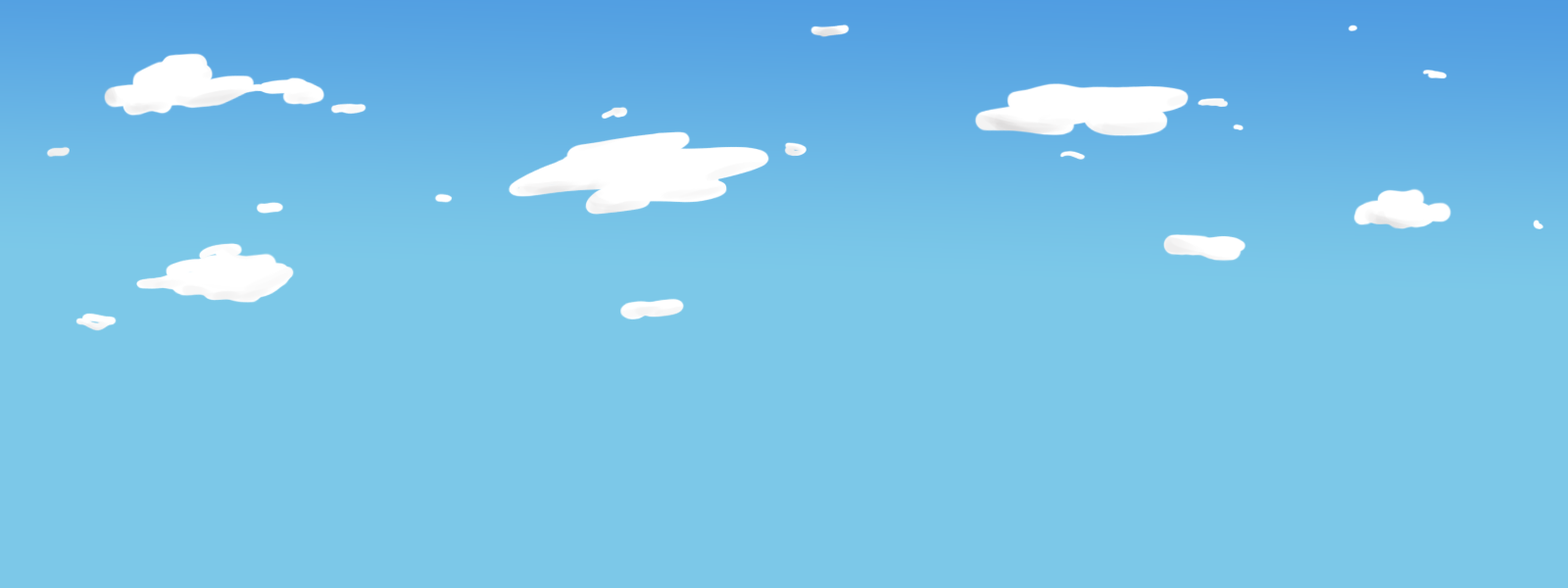
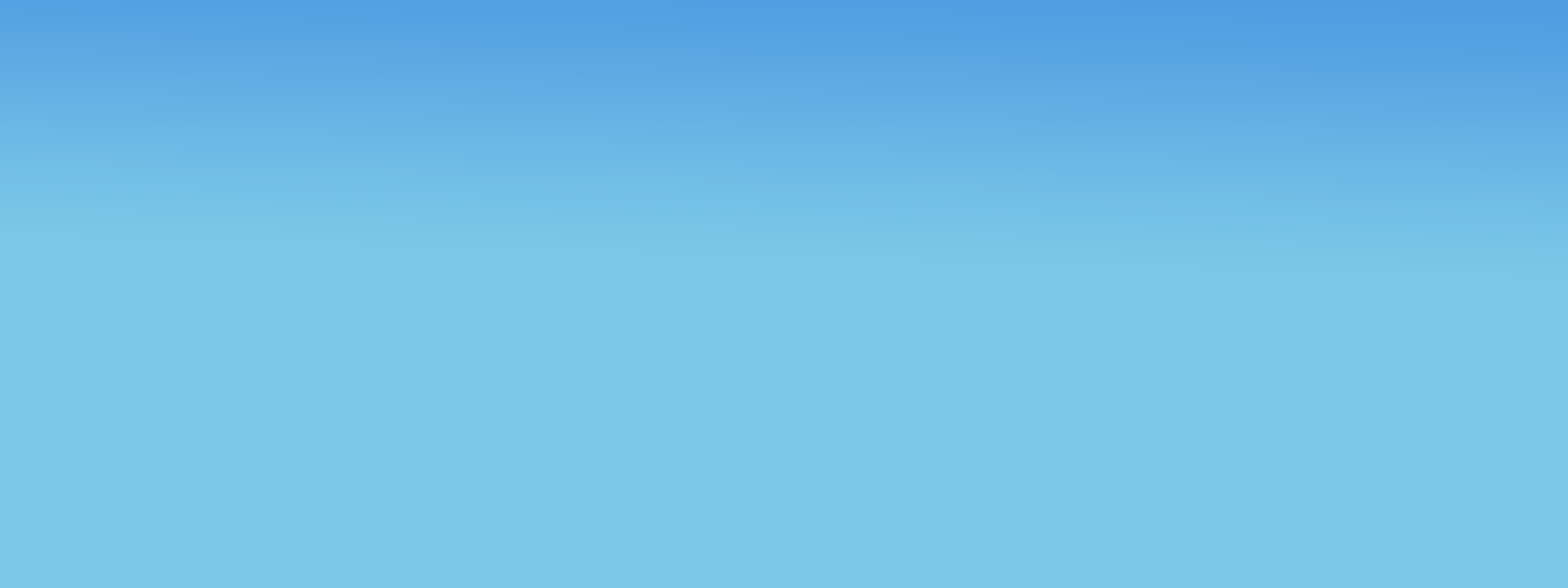
Layers edited between the first and the second 1568x588 image:
hid "Layer 13" over [46, 25, 1430, 332]
hid "Layer 12" over [46, 23, 1545, 332]
